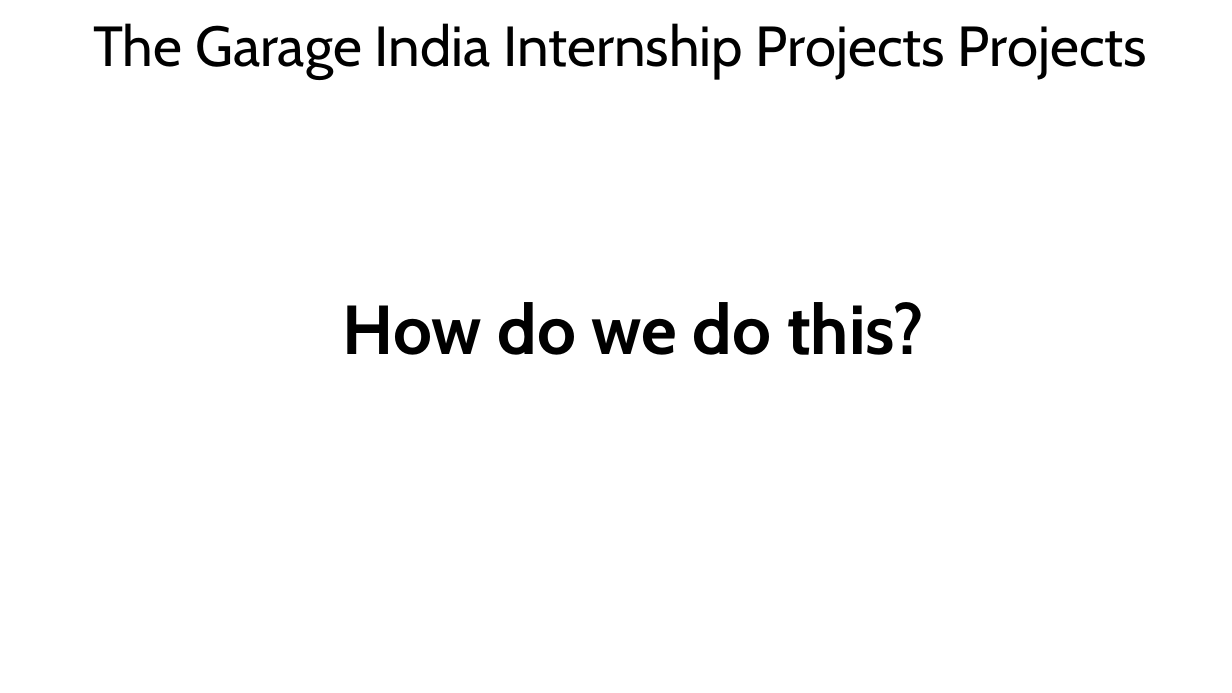
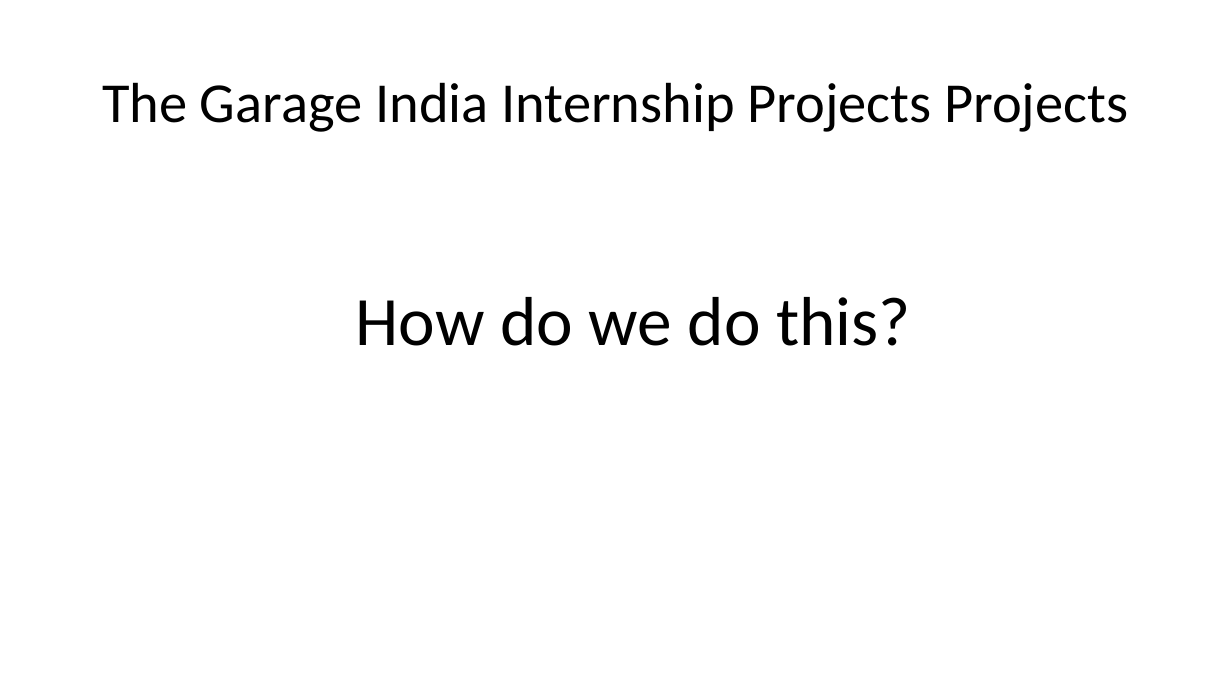
Before and after one commit to byteridge/GarageInternship2020, a slide deck: slide 5 of 1.Introduction.pptx. Drawn at 1232x693 pixels with LibreOffice and Linux fonts; fonts in the diff are those of the drawing. Boxes give left, top, right and bottom in pixels: in the first picture for what was removed or moved away, otherwise in the second. Text is boxed around its words. In the diff, an @@ line names an element or a change of style, - is before the commit and + after.

```diff
--- a/1.Introduction.pptx
+++ b/1.Introduction.pptx
@@ title "The Garage India Internship Projects ...": place and size @@
-title "The Garage India Internship Projects ..." at [93,23,1147,79]
+title "The Garage India Internship Projects ..." at [102,82,1128,132]
@@ title "The Garage India Internship Projects ..." at [102,82,1128,132]: font Cabin to Calibri; line spacing 0.8 to 0.9; vertical alignment top to middle @@
@@ text "How do we do this?" at [356,297,911,346]: font Cabin to Calibri, bold off; line spacing 1 to 0.9; less space between paragraphs @@
```
Also in this commit, not shown: 5 other slides changed, 1 slide added, 1 slide removed.
